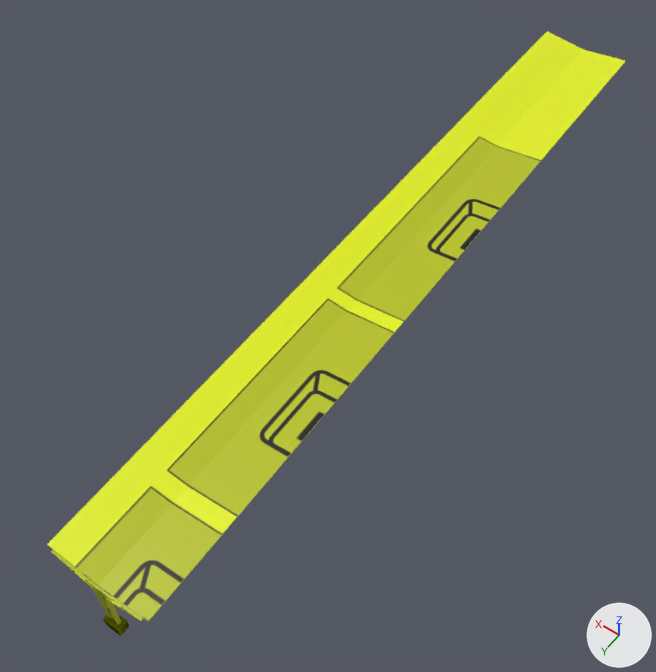
One commit to the Blender file platform-rooves/src/rooves-final.blend: the scene before it, then after it.
Before and after are seen from a 50 mm camera at (-14.5, 25.9, 35.9) aimed at (1.4, 3.7, 1.0). The axes (+X, +Y, +Z) are drawn at lower right. The lights are the same throughout.

The first picture shows 'column.001', 'roof'.
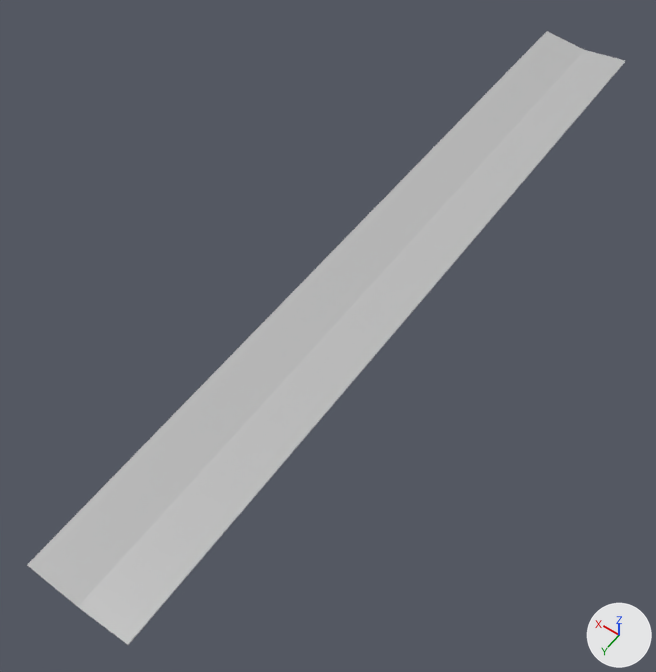
Patch to the scene script:
```diff
--- a/platform-rooves/src/rooves-final.blend.py
+++ b/platform-rooves/src/rooves-final.blend.py
@@ mat_material_1 @@
+mat_material_1 = principled_material('material')
+mat_material_1.base_color = (0.5, 0.5, 0.5)  # grey #bcbcbc
+mat_material_1.roughness = 0.4
@@ me_roof @@
 # used by ob_roof; location = (0.0, 0.0, 0.0)
-me_roof.from_pydata(...)  # 12 vertices, 10 faces; spans x -2.5..2.5, y -20.0..20.0, z 4.3..4.6
+me_roof.from_pydata(...)  # 12 vertices, 6 faces, 1 loose edge; spans x -2.5..2.5, y -20.0..20.0, z 4.3..4.6
+# me_roof part 2: 6 faces spanning x -2.5..2.5, y -20.0..20.0, z 4.3..4.6 switch from mat_material (picture img_texture_tga) to mat_material_1 (grey #bcbcbc)
@@ me_column @@
 # used by ob_column_001; location = (0.0, 20.0, 0.0)
-me_column.from_pydata(...)  # 100 vertices, 81 faces; spans x -0.4..2.25, y -0.25..0.25, z 0.35..4.51
+me_column.from_pydata(...)  # 100 vertices, 80 faces; spans x -0.4..2.25, y -0.25..0.25, z 0.35..4.51
+# me_column part 1: 80 faces spanning x -0.4..2.25, y -0.25..0.25, z 0.35..4.51 switch from mat_material (picture img_texture_tga) to mat_material_1 (grey #bcbcbc)
@@ me_roof_end @@
+me_roof_end.from_pydata([(2.5, 0.5, 4.64), (2.5, 0.5, 4.59), (2.5, -0.5, 4.64), (2.5, -0.5, 4.59), (-2.5, 0.5, 4.64), (-2.5, 0.5, 4.59), (-2.5, -0.5, 4.64), (-2.5, -0.5, 4.59), (0.0, 0.5, 4.31), (0.0, -0.5, 4.36), (0.0, -0.5, 4.31), (0.0, 0.5, 4.36)], [], [(11, 4, 6, 9), (7, 6, 4, 5), (1, 0, 2, 3), (5, 4, 11, 8), (5, 8, 10, 7), (0, 11, 9, 2), (11, 0, 1, 8), (8, 1, 3, 10)])
+me_roof_end.materials.append(mat_material_1)  # grey #bcbcbc
@@ ob_roof_end @@
+ob_roof_end = bpy.data.objects.new('roof_end', me_roof_end)
+ob_roof_end.location = (0.0, 20.5, 0.0)
```

Where the change shows, as pixel boxes (x1, y1, x2, y2) in the pictures (656 x 672 px):
'roof_end', added
    after: (27, 545, 148, 645)
part 1 of me_column, recoloured (yellow)
    before: (51, 550, 143, 636)
part 2 of me_roof, recoloured (yellow to grey)
    both: (47, 31, 626, 621)
